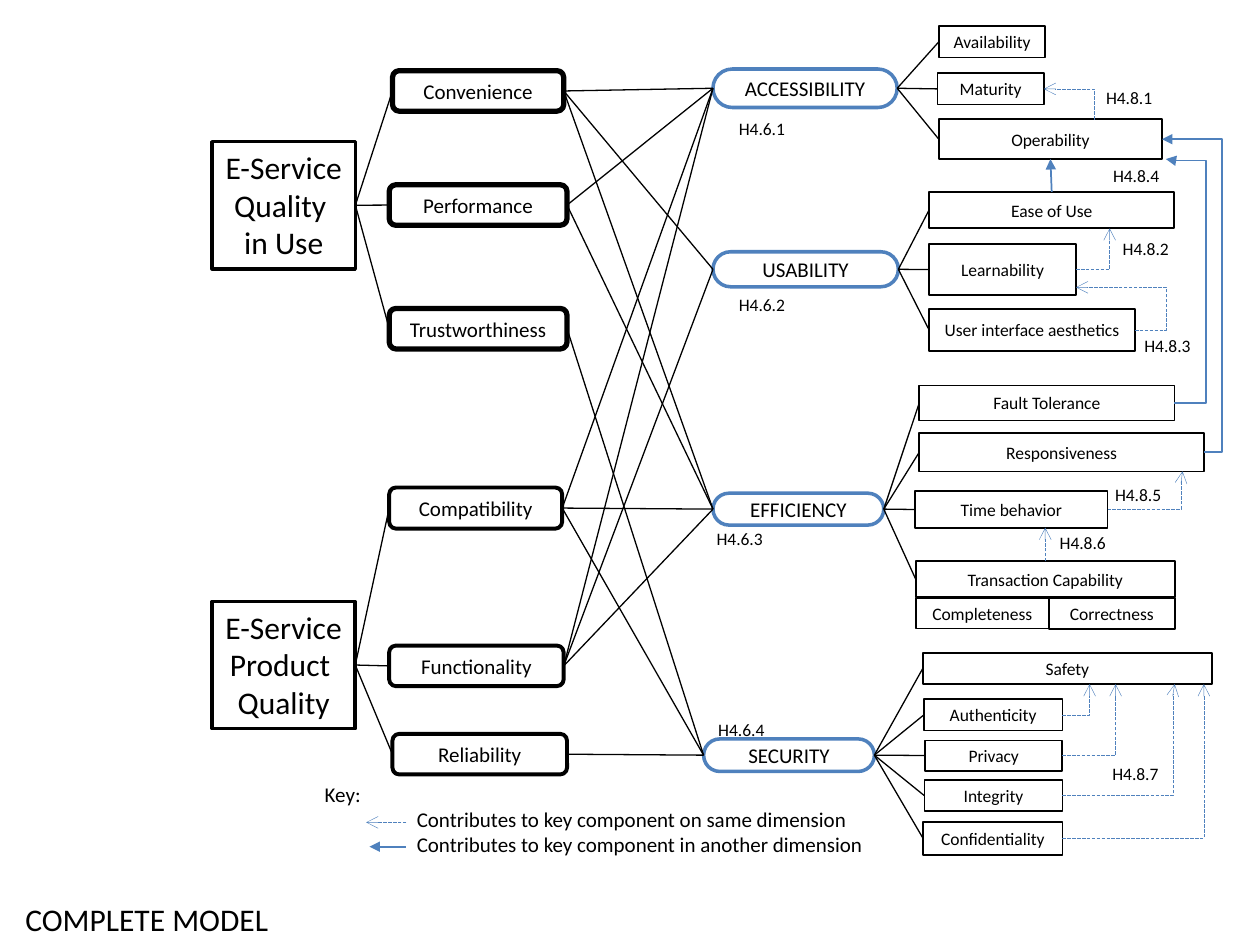
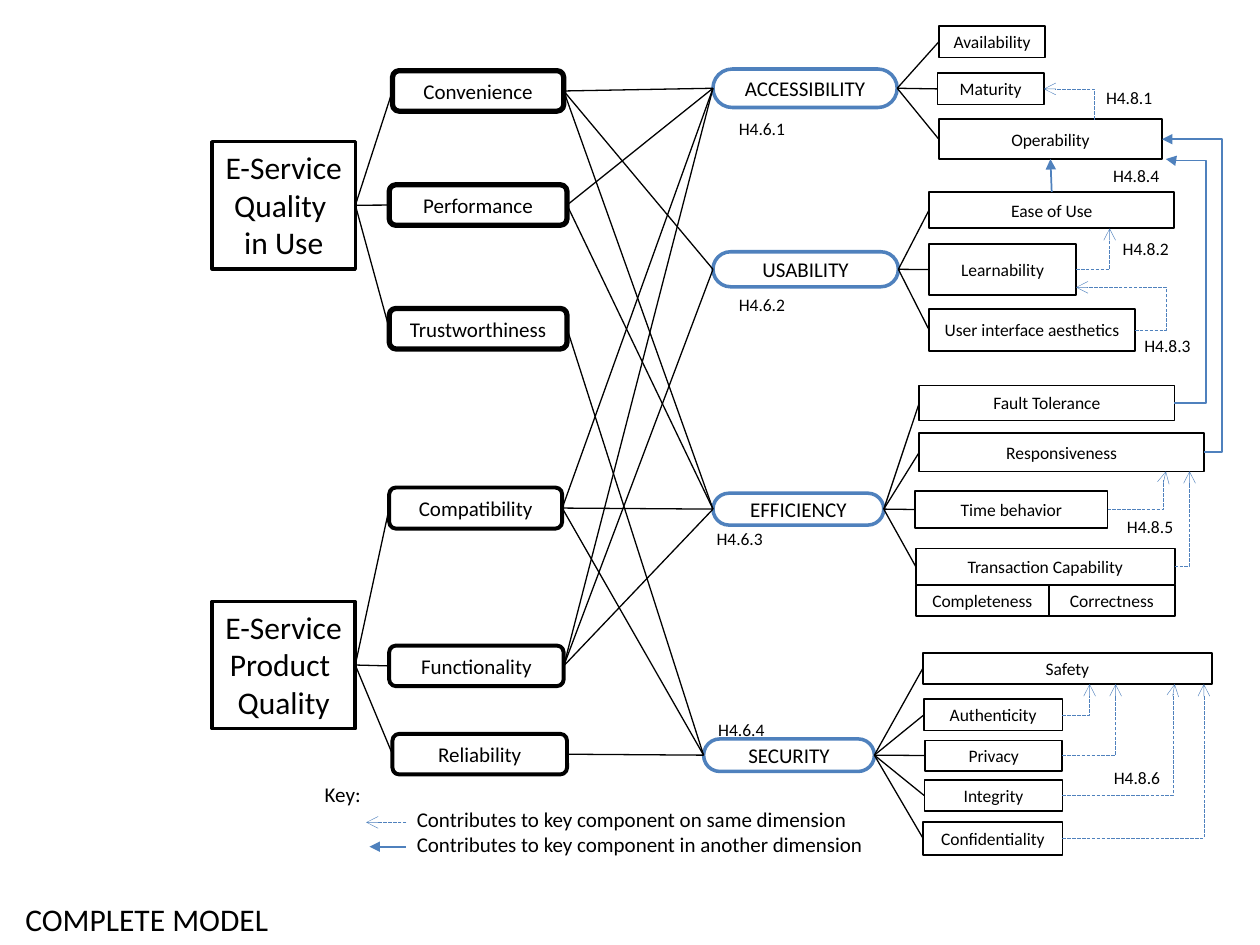
Before and after one commit to paxian/finalexam, a slide deck: slide 14 of model.pptx. Drawn at 1260x945 pixels with LibreOffice and Linux fonts; fonts in the diff are those of the drawing. Boxes give left, top, right and bottom in pixels: in the first picture for what was removed or moved away, otherwise in the second. Text is boxed around its words. In the diff, an @@ line names an element or a change of style, - is before the commit and + after.

```diff
--- a/model.pptx
+++ b/model.pptx
@@ elbow arrow moved from (1108, 509) - (1183, 471) to (1108, 509) - (1166, 471) @@
@@ elbow arrow added from (1174, 567) to (1189, 471), #4F81BD 0.25 pt dashed @@
@@ line moved from (916, 580) - (883, 509) to (916, 567) - (883, 509) @@
@@ arrow removed from (1046, 561) to (1046, 528) @@
@@ text "H4.8.5": place and size @@
-text "H4.8.5" at [1115, 489, 1161, 501]
+text "H4.8.5" at [1127, 521, 1173, 533]
@@ rounded rectangle "Transaction Capability": place and size @@
-rounded rectangle "Transaction Capability" at [916, 561, 1176, 597]
+rounded rectangle "Transaction Capability" at [916, 548, 1176, 585]
@@ rounded rectangle "Completeness": place and size @@
-rounded rectangle "Completeness" at [916, 597, 1050, 629]
+rounded rectangle "Completeness" at [916, 585, 1050, 616]
@@ rounded rectangle "Correctness": place and size @@
-rounded rectangle "Correctness" at [1048, 597, 1174, 629]
+rounded rectangle "Correctness" at [1048, 585, 1174, 616]
@@ text "H4.8.6": place and size @@
-text "H4.8.6" at [1060, 537, 1106, 549]
+text "H4.8.6" at [1114, 772, 1160, 784]
@@ text removed at [1112, 768, 1158, 780] @@
-H4.8.7
```
Also in this commit, not shown: 3 other slides changed, 5 other files.
